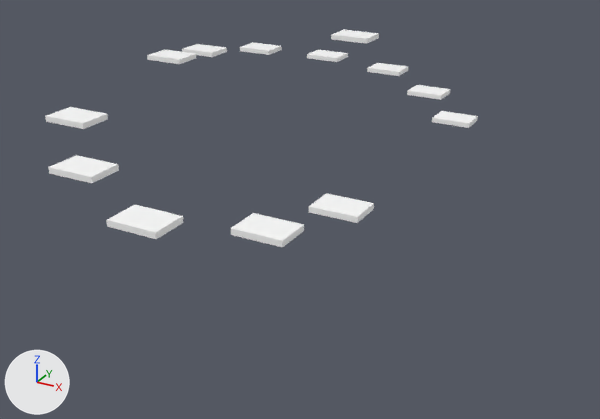
A saved change to the glTF model cf2_col_r_clouds.glb.
Camera for both pictures: a 50 mm camera at (-11.1, -62.1, 73.3) aimed at (-54.1, 16.0, 34.3). Every picture has the same lights, and +X, +Y and +Z are marked at lower left. The picture after the commit comes second. Vertices at exactly the same position are counted once.

Script lines for the objects in view, before the commit:
```python
me_cf2_col_r_clouds = bpy.data.meshes.new('cf2_col_r_clouds')
me_cf2_col_r_clouds.from_pydata(...)  # 104 vertices, 156 faces; spans x -80.5..-39.5, y -15.8..51.8, z 39.8..51.2
me_cf2_col_r_clouds.materials.append(mat_col)  # white #ffffff
ob_cf2_col_r_clouds = bpy.data.objects.new('cf2_col_r_clouds', me_cf2_col_r_clouds)
ob_cf2_col_r_clouds.location = (0.0, 0.0, 0.0)
```
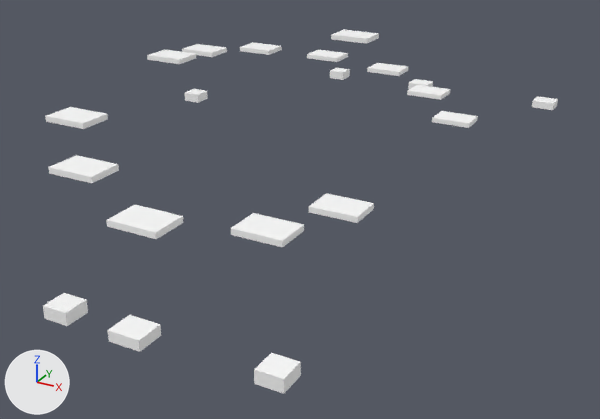
Edits to the bpy script that builds the scene:
```text
Change me_cf2_col_r_clouds:
    used by ob_cf2_col_r_clouds; location = (0.0, 0.0, 0.0)
    remove me_cf2_col_r_clouds.from_pydata(...)  # 104 vertices, 156 faces; spans x -80.5..-39.5, y -15.8..51.8, z 39.8..51.2
    add me_cf2_col_r_clouds.from_pydata(...)  # 160 vertices, 240 faces; spans x -83.6..-34.7, y -21.7..58.7, z 38.6..51.2
    me_cf2_col_r_clouds part 1: a new loose piece, a box spanning x -83.6..-81.2, y 34.3..36.7, z 38.6..39.8, in mat_col (white #ffffff)
    me_cf2_col_r_clouds part 2: a new loose piece, a box spanning x -56.7..-54.3, y -21.6..-19.2, z 38.6..39.8, in mat_col (white #ffffff)
    me_cf2_col_r_clouds part 3: a new loose piece, a box spanning x -57.0..-54.0, y 56.1..58.7, z 38.6..39.6, in mat_col (white #ffffff)
    me_cf2_col_r_clouds part 4: a new loose piece, a box spanning x -37.4..-35.0, y -21.0..-18.6, z 38.6..39.8, in mat_col (white #ffffff)
    me_cf2_col_r_clouds part 5: a new loose piece, a box spanning x -37.7..-34.7, y 55.5..58.1, z 38.6..39.6, in mat_col (white #ffffff)
    me_cf2_col_r_clouds part 6: a new loose piece, a box spanning x -50.0..-47.0, y -21.7..-19.1, z 38.6..39.6, in mat_col (white #ffffff)
    me_cf2_col_r_clouds part 7: a new loose piece, a box spanning x -70.7..-68.3, y 56.2..58.6, z 38.6..39.8, in mat_col (white #ffffff)
```

Location of each change, [x1, y1, x2, y2] in pixels of the pictures (600 x 419 px):
'cf2_col_r_clouds', reshaped (19% wider, 67% taller)
    before: [45, 30, 478, 247]
    after: [43, 30, 558, 394]
part 1 of me_cf2_col_r_clouds, added
    after: [185, 89, 208, 103]
part 2 of me_cf2_col_r_clouds, added
    after: [43, 293, 88, 326]
part 3 of me_cf2_col_r_clouds, added
    after: [408, 79, 433, 89]
part 4 of me_cf2_col_r_clouds, added
    after: [254, 353, 301, 394]
part 5 of me_cf2_col_r_clouds, added
    after: [532, 96, 558, 110]
part 6 of me_cf2_col_r_clouds, added
    after: [108, 315, 161, 352]
part 7 of me_cf2_col_r_clouds, added
    after: [330, 68, 350, 80]
